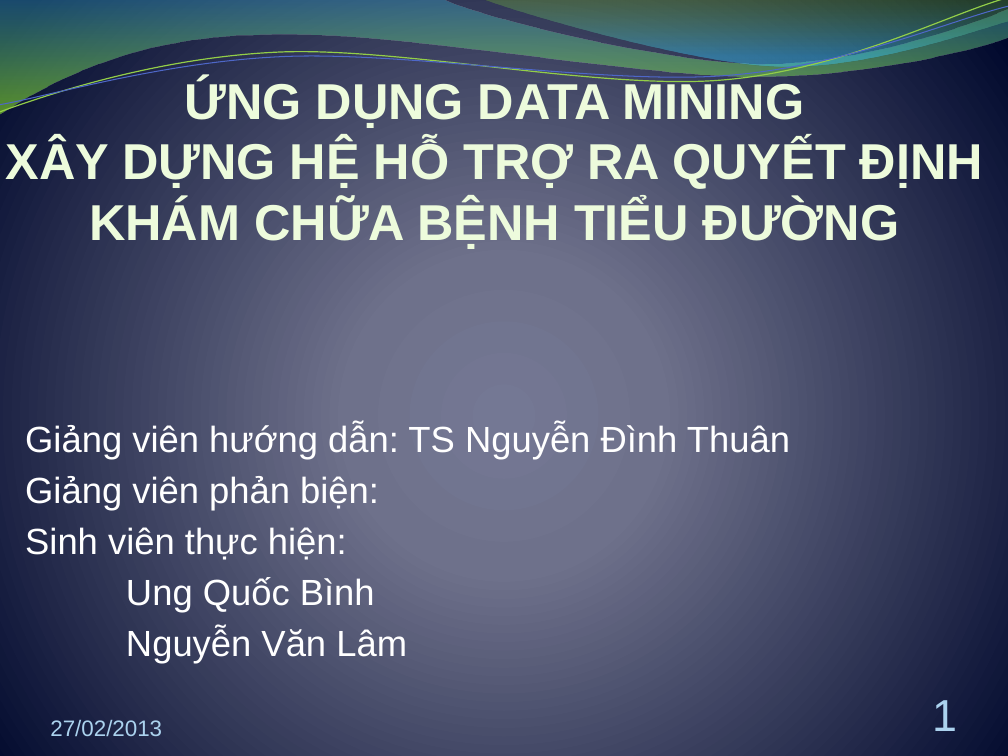
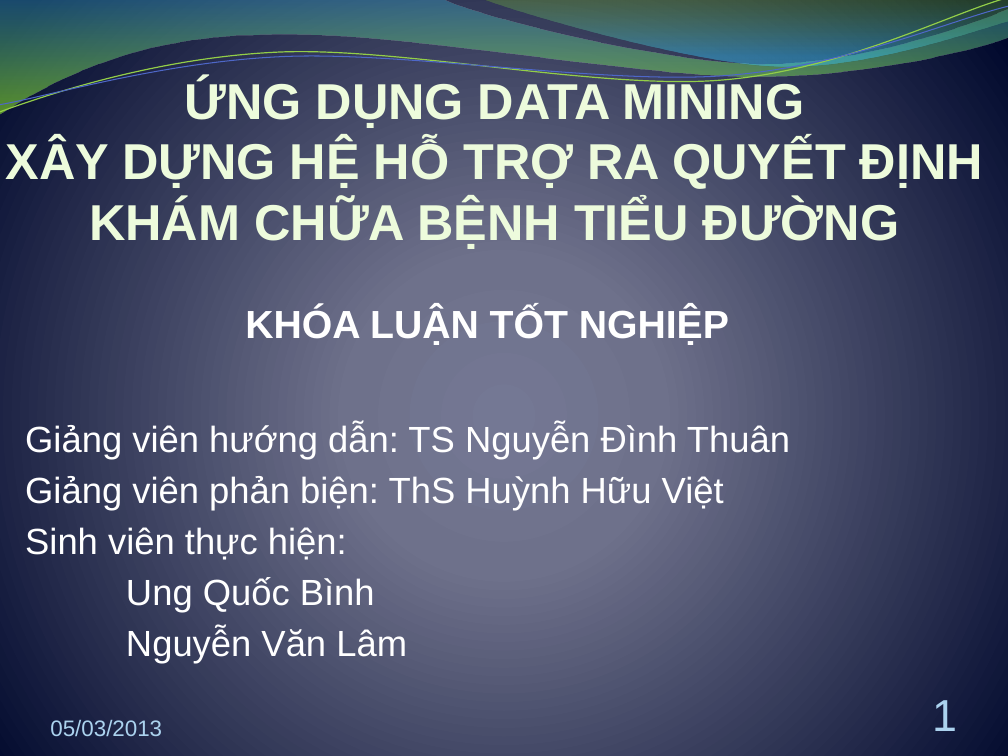
Before and after one commit to hung94it/benhvien, a slide deck: slide 1 of Diabetes/Documents/Report/Bao cao khoa luan.pptx. Drawn at 1008x756 pixels with LibreOffice and Linux fonts; fonts in the diff are those of the drawing. Boxes give left, top, right and bottom in pixels: in the first picture for what was removed or moved away, otherwise in the second. Text is boxed around its words. In the diff, an @@ line names an element or a change of style, - is before the commit and + after.

```diff
--- a/Diabetes/Documents/Report/Bao cao khoa luan.pptx
+++ b/Diabetes/Documents/Report/Bao cao khoa luan.pptx
@@ text added at box(245, 307, 729, 345), 28 pt, text #FFFFFF, bold @@
+KHÓA LUẬN TỐT NGHIỆP
@@ subtitle at box(25, 476, 724, 511): text changed @@
-Giảng viên phản biện:
+Giảng viên phản biện: ThS Huỳnh Hữu Việt
@@ text at box(50, 720, 162, 736): text changed @@
-27/02/2013
+05/03/2013
```
Also in this commit, not shown: 28 other slides changed.
